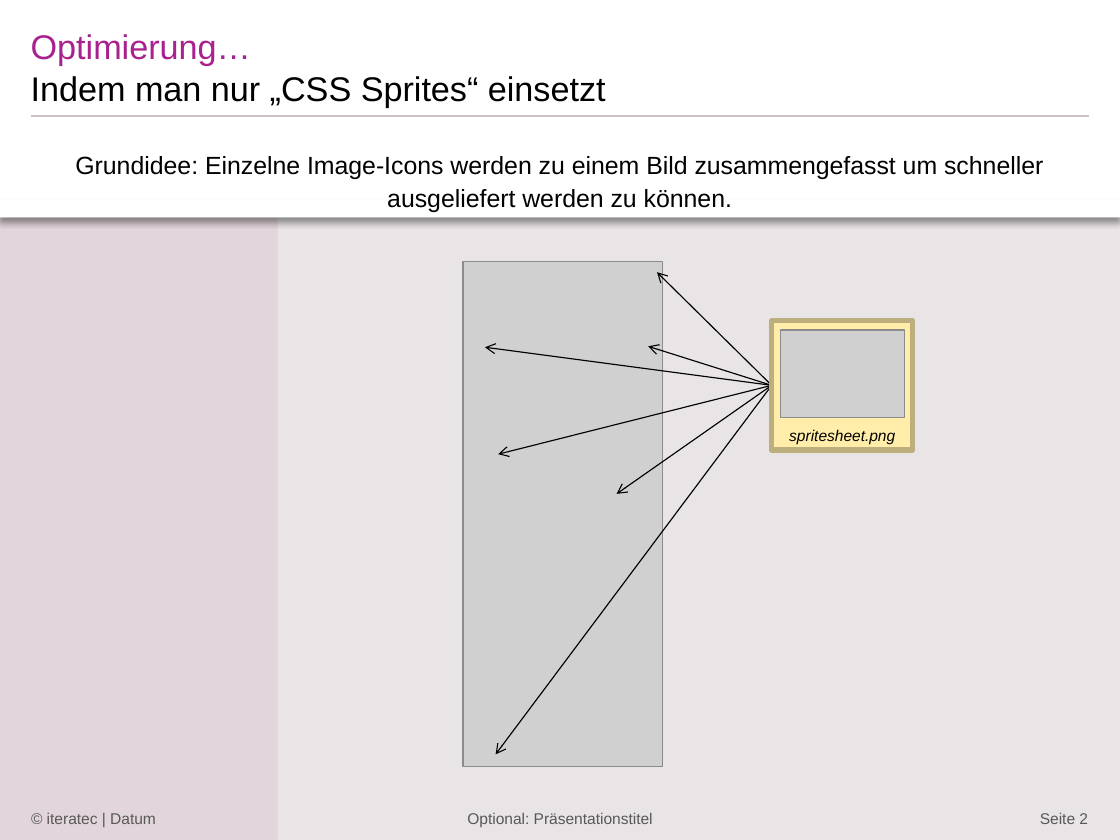
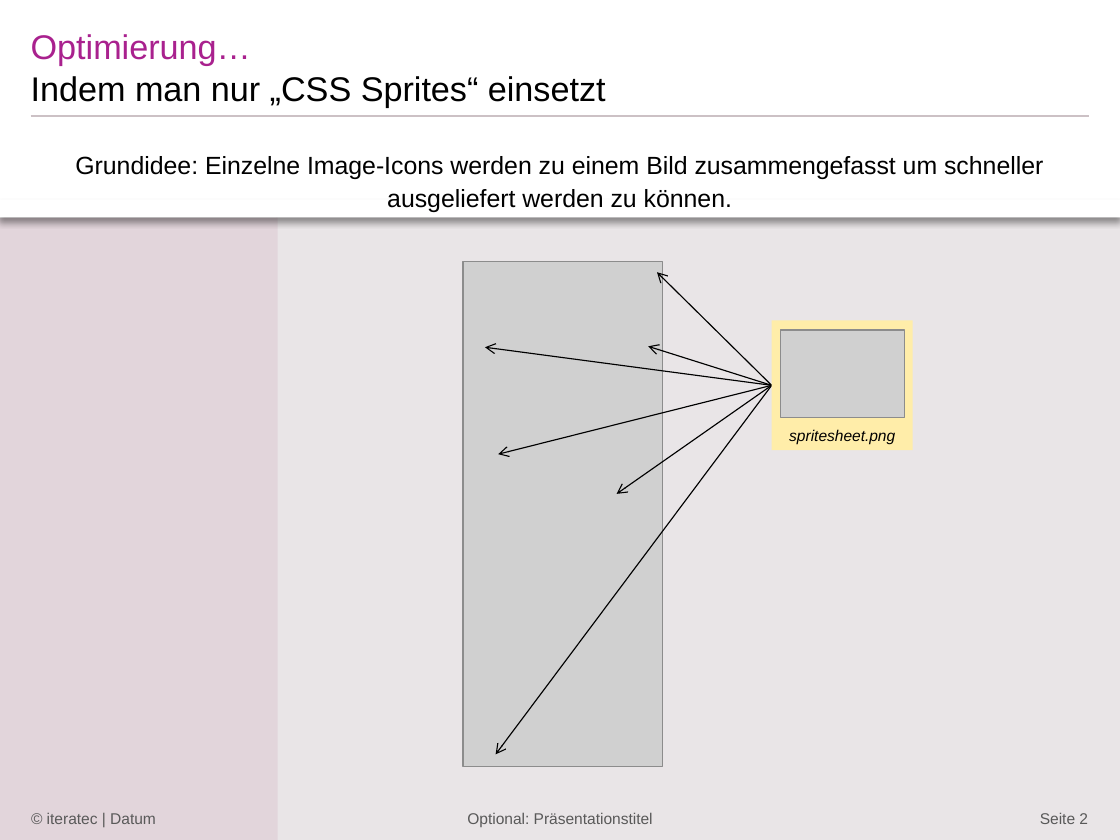
Before and after one commit to iteratec/perf-test-suite, a slide deck: slide 2 of doc/Workshop2015_Webperformance_thomas.pptx. Drawn at 1120x840 pixels with LibreOffice and Linux fonts; fonts in the diff are those of the drawing; grey boxes stand for pictures; background and template pictures are left out. Boxes give left, top, right and bottom in pixels: in the first picture for what was removed or moved away, otherwise in the second. Text is boxed around its words. In the diff, an @@ line names an element or a change of style, - is before the commit and + after.

```diff
--- a/doc/Workshop2015_Webperformance_thomas.pptx
+++ b/doc/Workshop2015_Webperformance_thomas.pptx
@@ rectangle "spritesheet.png" at bbox=[772, 320, 913, 450]: outline #BDAF7D 3.35 pt to none @@
```
Also in this commit, not shown: 1 other slide changed, 1 slide added.
